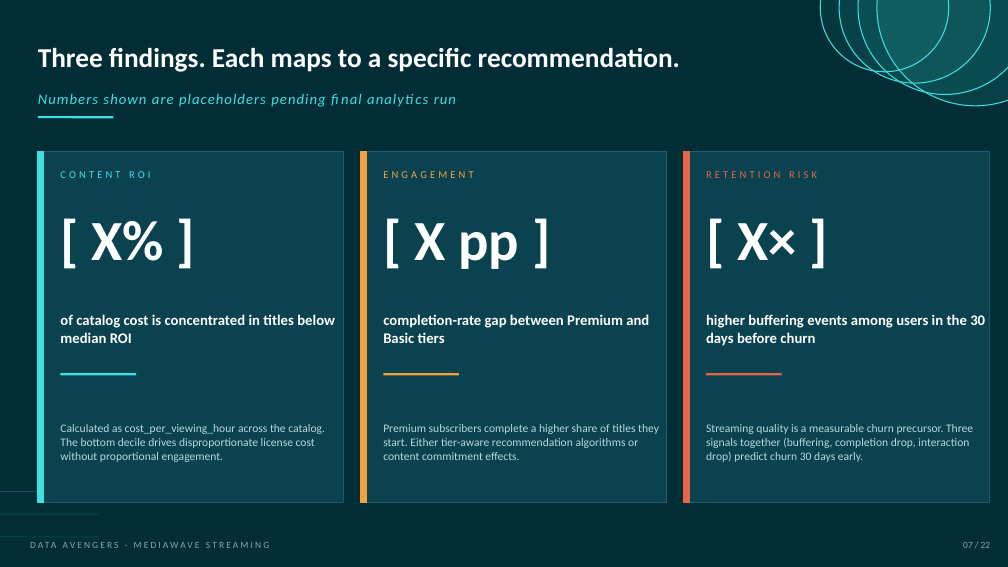
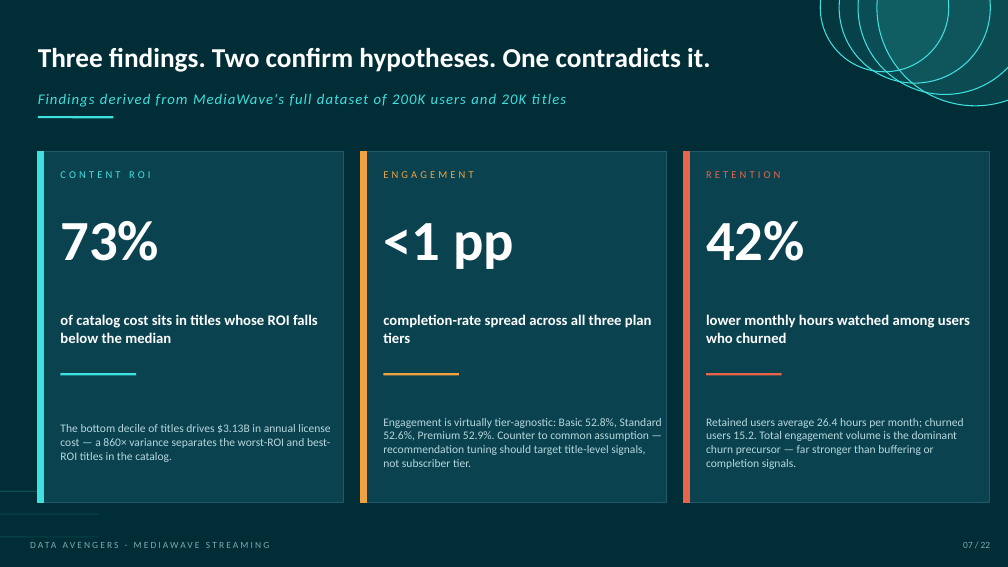
Before and after one commit to qua-ng/ism4545-data-avengers, a slide deck: slide 7 of Final Project/presentation/Slides.pptx. Drawn at 1008x567 pixels with LibreOffice and Linux fonts; fonts in the diff are those of the drawing. Boxes give left, top, right and bottom in pixels: in the first picture for what was removed or moved away, otherwise in the second. Text is boxed around its words. In the diff, an @@ line names an element or a change of style, - is before the commit and + after.

Commit message:
Did some analytics and updated placeholders on slides

```diff
--- a/Final Project/presentation/Slides.pptx
+++ b/Final Project/presentation/Slides.pptx
@@ text at bbox=[38, 48, 710, 72]: text changed @@
-Three findings. Each maps to a specific recommendation.
+Three findings. Two confirm hypotheses. One contradicts it.
@@ text at bbox=[38, 94, 527, 107]: text changed @@
-Numbers shown are placeholders pending final analytics run
+Findings derived from MediaWave's full dataset of 200K users and 20K titles
@@ text at bbox=[706, 171, 780, 178]: text changed @@
-RETENTION RISK
+RETENTION
@@ text at bbox=[60, 221, 159, 261]: text changed @@
-[ X% ]
+73%
@@ text at bbox=[383, 223, 514, 269]: text changed @@
-[ X pp ]
+<1 pp
@@ text at bbox=[706, 221, 805, 261]: text changed @@
-[ X× ]
+42%
@@ text at bbox=[60, 314, 318, 343]: text changed @@
-of catalog cost is concentrated in titles below median ROI
+of catalog cost sits in titles whose ROI falls below the median
@@ text at bbox=[383, 314, 652, 343]: text changed @@
-completion-rate gap between Premium and Basic tiers
+completion-rate spread across all three plan tiers
@@ text at bbox=[706, 314, 970, 343]: text changed @@
-higher buffering events among users in the 30 days before churn
+lower monthly hours watched among users who churned
@@ text at bbox=[383, 418, 662, 467]: text changed @@
-Premium subscribers complete a higher share of titles they start. Either tier-aware recommendation algorithms or content commitment effects.
+Engagement is virtually tier-agnostic: Basic 52.8%, Standard 52.6%, Premium 52.9%. Counter to common assumption — recommendation tuning should target title-level signals, not subscriber tier.
@@ text at bbox=[706, 418, 964, 469]: text changed @@
-Streaming quality is a measurable churn precursor. Three signals together (buffering, completion drop, interaction drop) predict churn 30 days early.
+Retained users average 26.4 hours per month; churned users 15.2. Total engagement volume is the dominant churn precursor — far stronger than buffering or completion signals.
@@ text at bbox=[60, 424, 330, 462]: text changed @@
-Calculated as cost_per_viewing_hour across the catalog. The bottom decile drives disproportionate license cost without proportional engagement.
+The bottom decile of titles drives $3.13B in annual license cost — a 860× variance separates the worst-ROI and best-ROI titles in the catalog.
```
Also in this commit, not shown: 3 other slides changed, 5 slides added.
